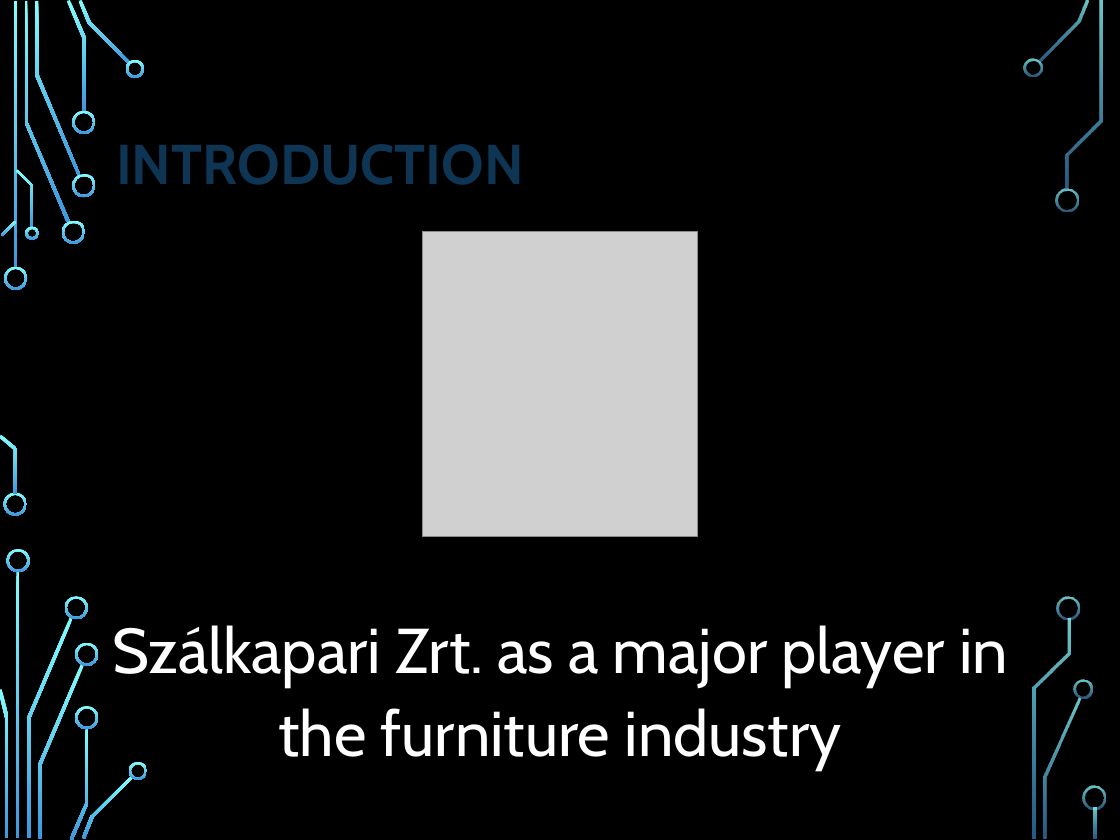
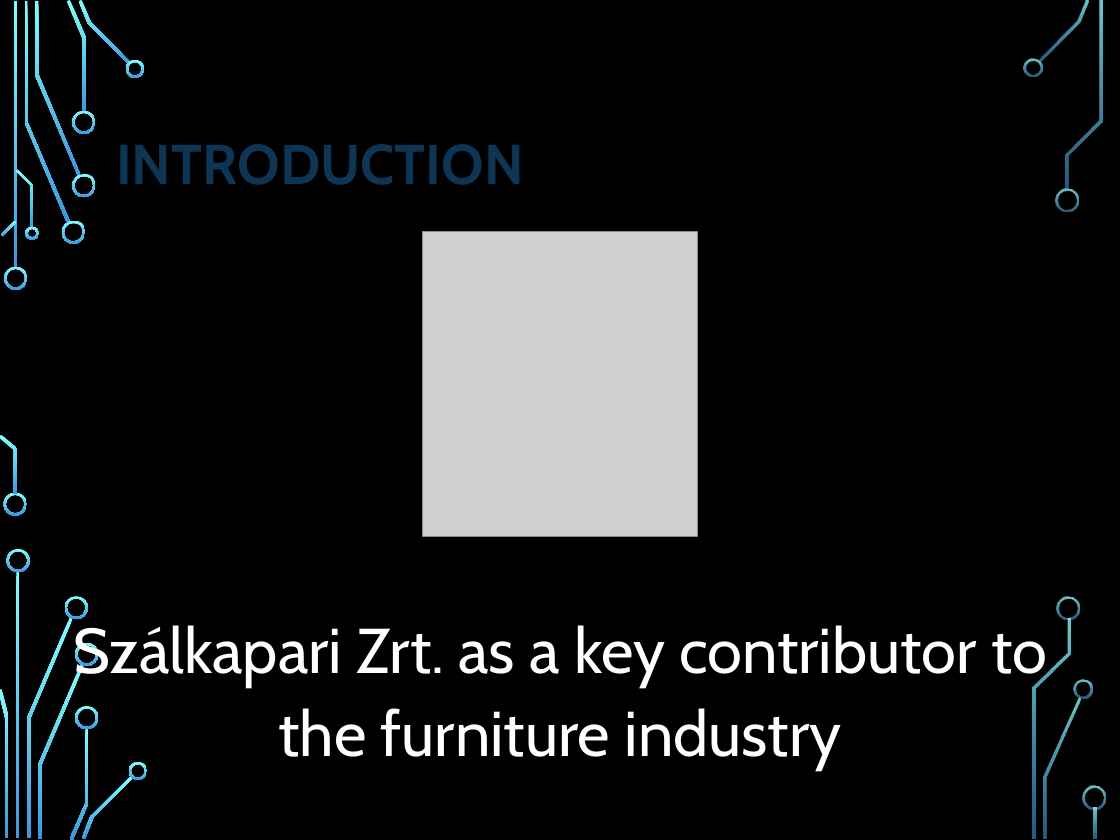
Before and after one commit to LocskaG/Uzemelteto_vizsgaremek_2024, a slide deck: slide 2 of BEMUTATÓ/ANGOL_Halozattervezesi_vizsgaremek_ppt.pptx. Drawn at 1120x840 pixels with LibreOffice and Linux fonts; fonts in the diff are those of the drawing; grey boxes stand for pictures; background and template pictures are left out. Boxes give left, top, right and bottom in pixels: in the first picture for what was removed or moved away, otherwise in the second. Text is boxed around its words. In the diff, an @@ line names an element or a change of style, - is before the commit and + after.

```diff
--- a/BEMUTATÓ/ANGOL_Halozattervezesi_vizsgaremek_ppt.pptx
+++ b/BEMUTATÓ/ANGOL_Halozattervezesi_vizsgaremek_ppt.pptx
@@ text at (x1=73, y1=619, x2=1047, y2=771): text changed @@
-Szálkapari Zrt. as a major player in the furniture industry
+Szálkapari Zrt. as a key contributor to the furniture industry
```
Also in this commit, not shown: 1 other file.
